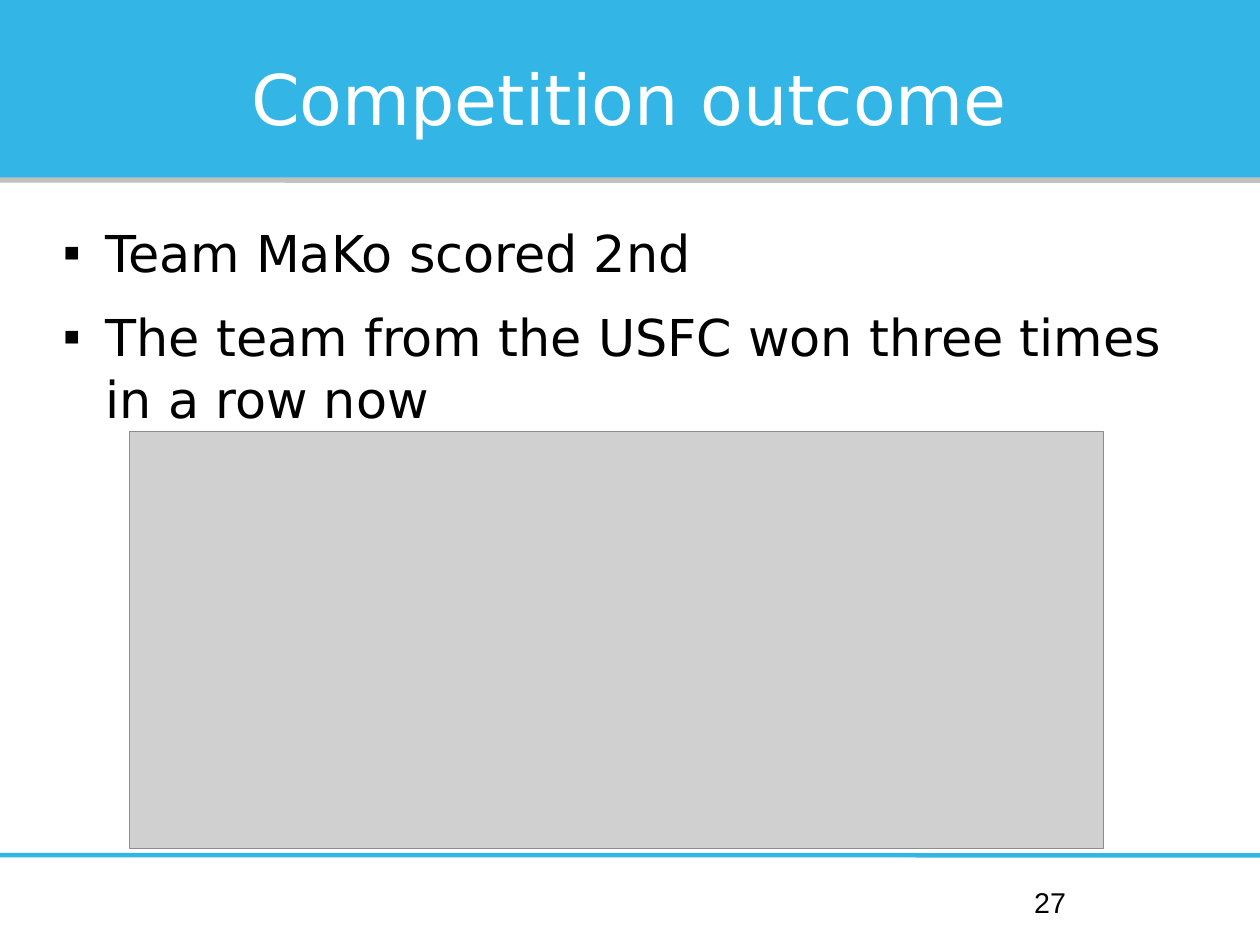
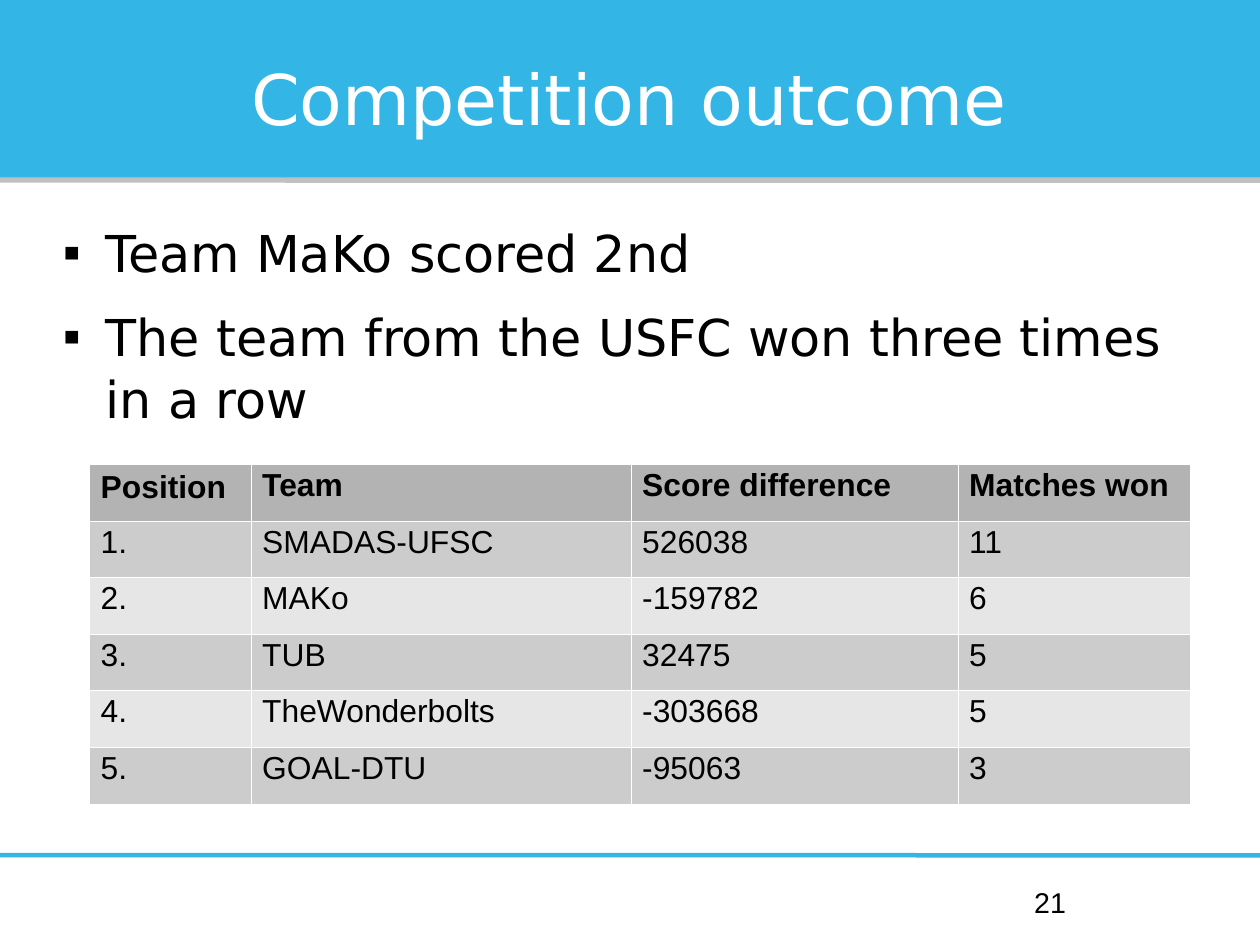
Before and after one commit to Institute-Web-Science-and-Technologies/mapc, a slide deck: slide 21 of Oberseminar/presentation.odp (slide 27 before the commit). Drawn at 1260x945 pixels with LibreOffice and Linux fonts; fonts in the diff are those of the drawing; grey boxes stand for pictures. Boxes give left, top, right and bottom in pixels: in the first picture for what was removed or moved away, otherwise in the second. Text is boxed around its words. In the diff, an @@ line names an element or a change of style, - is before the commit and + after.

Commit message:
Fix: Added graphics back to presentation. New: Exchanged graphics for the ones from our final report as they are better visible using a projector. Removed: Visualisation slide. What was that about? We can't show a match anyways. The time would be too short for that. New: Created a table instead of using a graphic and modified its data.

```diff
--- a/Oberseminar/presentation.odp
+++ b/Oberseminar/presentation.odp
@@ text at bbox=[106, 317, 1161, 419]: text changed @@
-▪ The team from the USFC won three times in a row now
+▪ The team from the USFC won three times in a row
@@ picture removed at bbox=[130, 432, 1105, 850] @@
@@ table added at bbox=[89, 464, 1190, 804], 6 rows, 4 columns @@
+Position | Team | Score difference | Matches won
+1. | SMADAS-UFSC | 526038 | 11
+2. | MAKo | -159782 | 6
+3. | TUB | 32475 | 5
+4. | TheWonderbolts | -303668 | 5
+5. | GOAL-DTU | -95063 | 3
@@ page number at bbox=[1034, 893, 1066, 913]: text changed @@
-27
+21
```
Also in this commit, not shown: 6 other slides changed, 7 slides removed.
